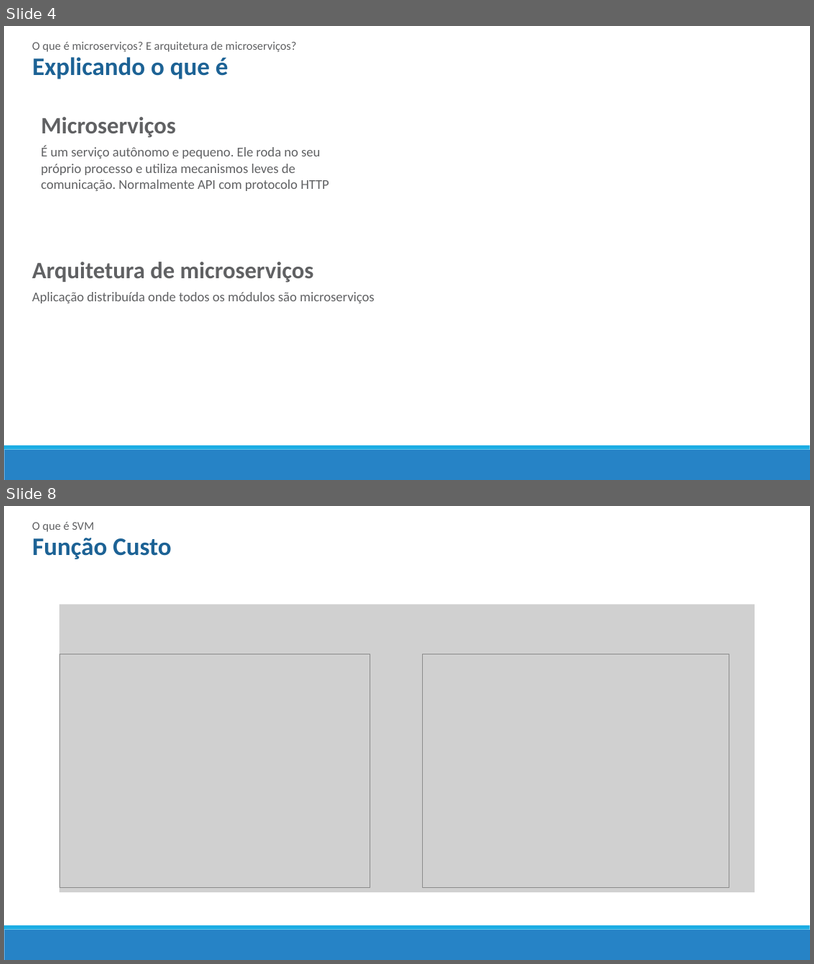
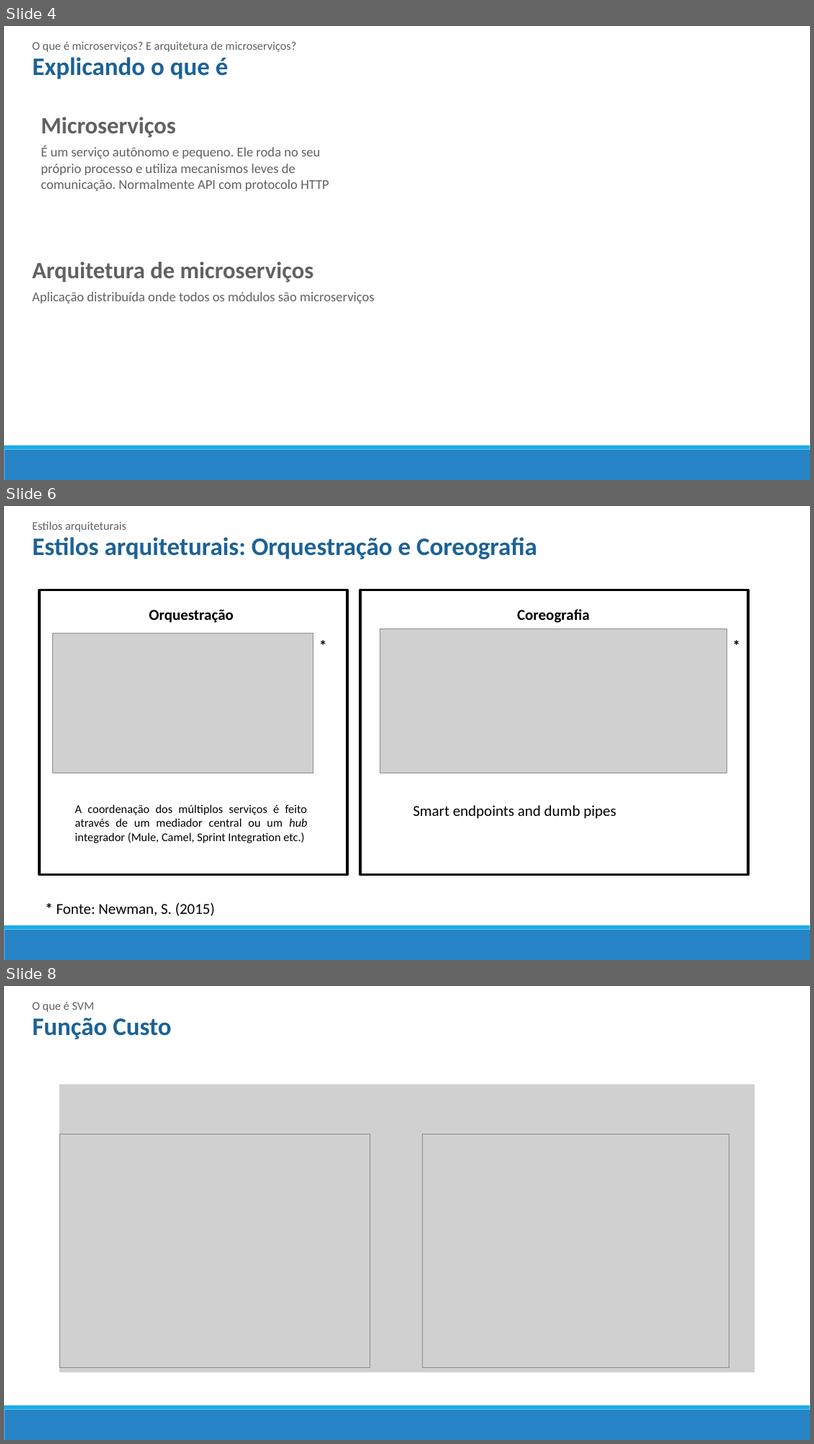
Before and after one commit to mrezende/architecture-discipline, a slide deck: article-presentation/Artigo.pptx. Shown one above the other, each under a label of ours: slides 4 and 8 before the commit, slides 4, 6 and 8 after it; the slides between them are not shown. The pictures are 814x964 and 814x1444 pixels, drawn with LibreOffice and Linux fonts; fonts in the diff are those of the drawing; grey boxes stand for pictures. Boxes give left, top, right and bottom in pixels: in the first picture for what was removed or moved away, otherwise in the second. Text is boxed around its words. In the diff, an @@ line names an element or a change of style, - is before the commit and + after.

```diff
--- a/article-presentation/Artigo.pptx
+++ b/article-presentation/Artigo.pptx
@@ slide 6 added at bbox=[4, 506, 810, 960], background #FFFFFF; not listed: 2 template elements that a slide beside it also shows @@
@@ text added at bbox=[32, 521, 126, 532], 14 pt, text #5F6062 @@
+Estilos arquiteturais
@@ text added at bbox=[32, 537, 538, 559], 30 pt, text #1D6294, bold @@
+Estilos arquiteturais: Orquestração e Coreografia
@@ rectangle added at bbox=[39, 590, 347, 875], outline #000000 3 pt @@
@@ rectangle added at bbox=[360, 590, 748, 875], outline #000000 3 pt @@
@@ text added at bbox=[149, 609, 234, 623], 18 pt, text #000000, bold @@
+Orquestração
@@ text added at bbox=[517, 609, 590, 623], 18 pt, text #000000, bold @@
+Coreografia
@@ picture added at bbox=[52, 633, 314, 773] @@
@@ text added at bbox=[314, 633, 334, 657], 18 pt, text #000000, bold @@
+*
@@ picture added at bbox=[381, 629, 728, 773] @@
@@ text added at bbox=[728, 633, 748, 657], 18 pt, text #000000, bold @@
+*
@@ text added at bbox=[75, 804, 307, 843], 14 pt, text #000000 @@
+A coordenação dos múltiplos serviços é feito através de um mediador central ou um hub integrador (Mule, Camel, Sprint Integration etc.)
@@ text added at bbox=[413, 805, 616, 818], 18 pt, text #000000 @@
+Smart endpoints and dumb pipes
@@ text added at bbox=[57, 903, 215, 916], 18 pt, text #000000 @@
+* Fonte: Newman, S. (2015)
```
Also in this commit, not shown: 1 slide changed, 1 other slide added, 2 slides removed, 1 other file.
